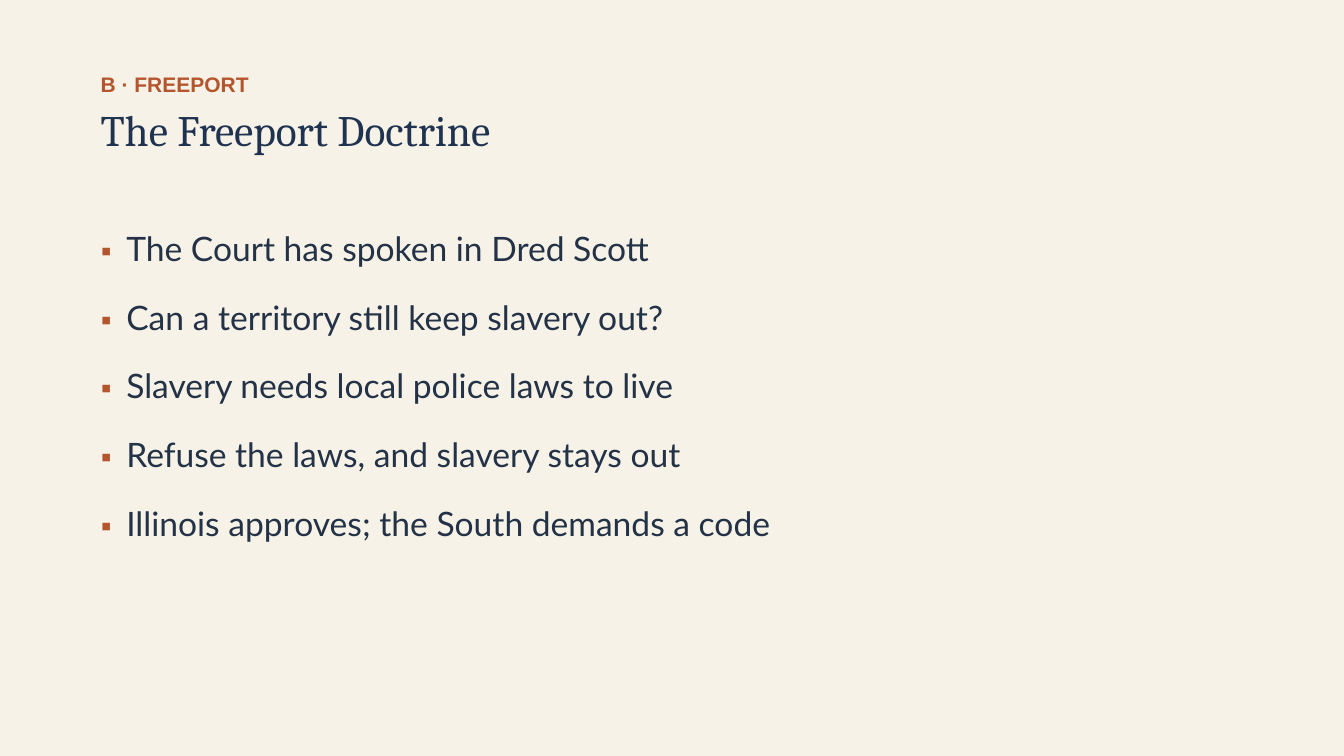
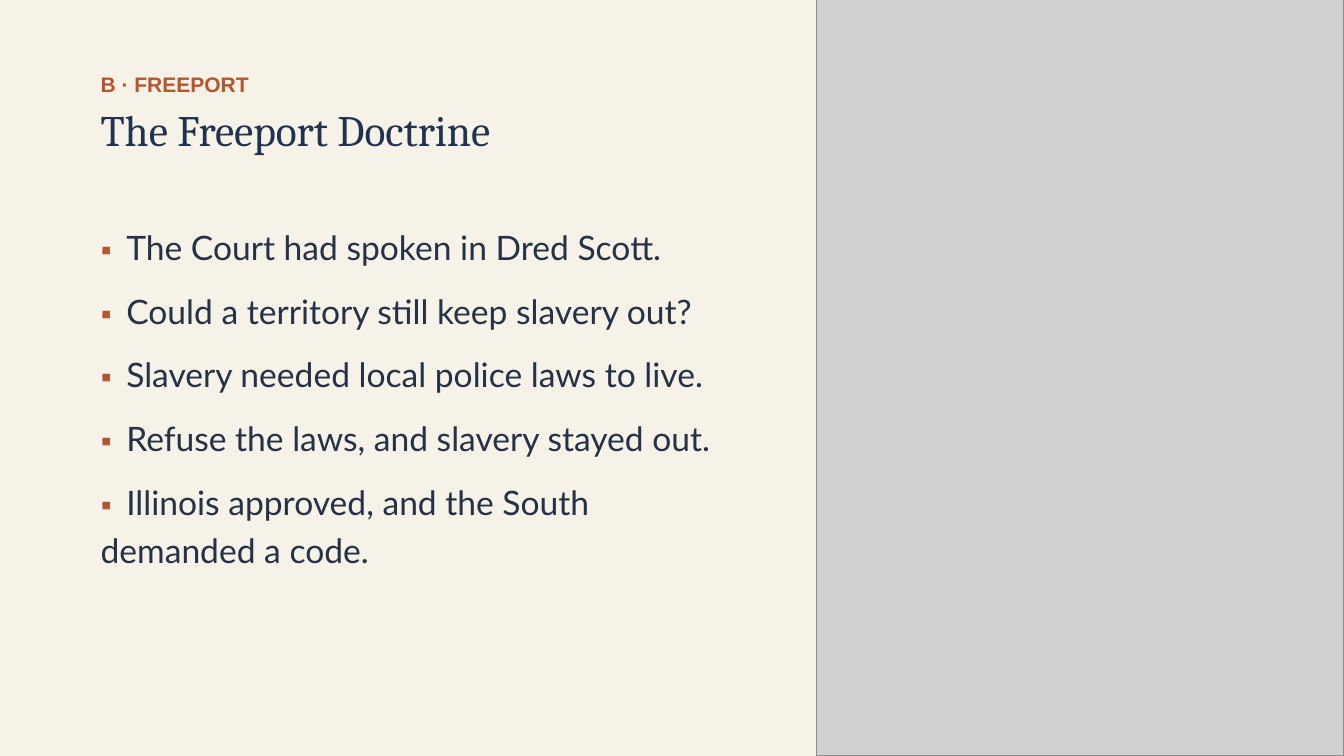
Before and after one commit to ab17gthb/humanities-curriculum-group, a slide deck: slide 7 of sectional-crisis/lesson-05/lesson-05-slides.pptx. Drawn at 1344x756 pixels with LibreOffice and Linux fonts; fonts in the diff are those of the drawing; grey boxes stand for pictures. Boxes give left, top, right and bottom in pixels: in the first picture for what was removed or moved away, otherwise in the second. Text is boxed around its words. In the diff, an @@ line names an element or a change of style, - is before the commit and + after.

Commit message:
Rollout: SC L5 reworked and live (Debates, John Brown, and Secession)

```diff
--- a/sectional-crisis/lesson-05/lesson-05-slides.pptx
+++ b/sectional-crisis/lesson-05/lesson-05-slides.pptx
@@ picture added at (817, 0, 1344, 756) @@
@@ text at (101, 235, 710, 564): text changed @@
-▪ The Court has spoken in Dred Scott
-▪ Can a territory still keep slavery out?
-▪ Slavery needs local police laws to live
-▪ Refuse the laws, and slavery stays out
-▪ Illinois approves; the South demands a code
+▪ The Court had spoken in Dred Scott.
+▪ Could a territory still keep slavery out?
+▪ Slavery needed local police laws to live.
+▪ Refuse the laws, and slavery stayed out.
+▪ Illinois approved, and the South demanded a code.
```
Also in this commit, not shown: 11 other slides changed, 6 other files.
